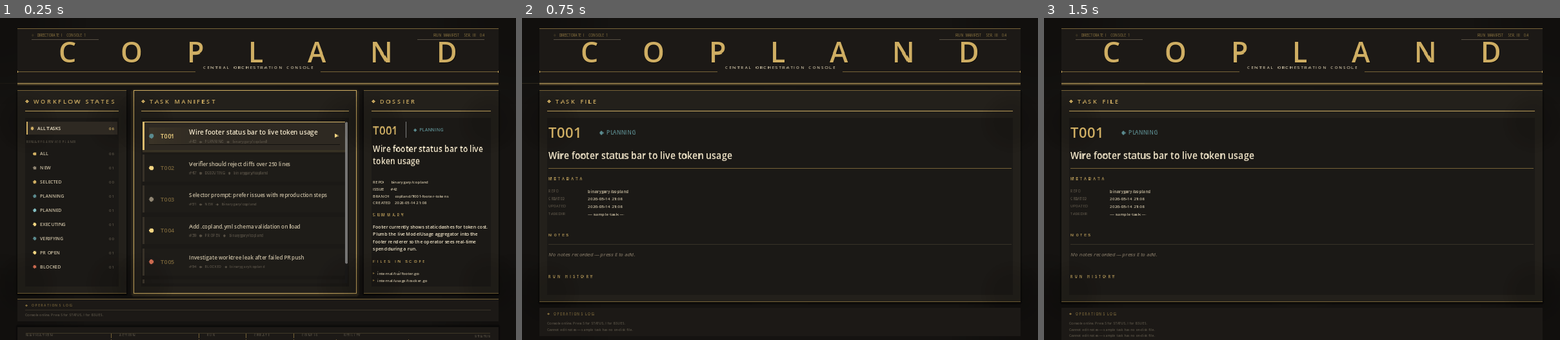
Above: before the commit, frames 1-3 (left to right).
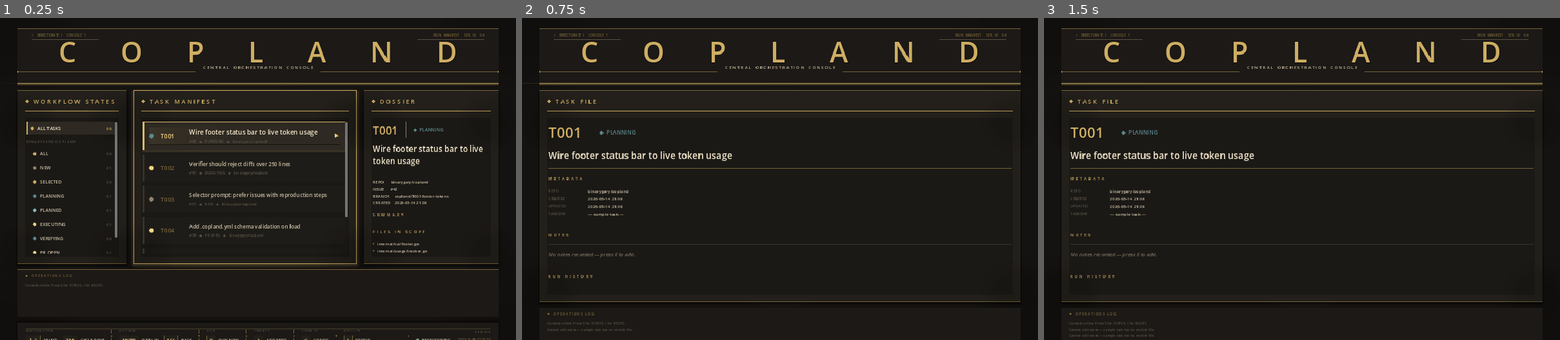
Above: after the commit, the same moments.

Repository: binarygary/copland
Game: Godot game, scene res://scenes/Main.tscn
Two runs of this game, one before a commit and one after it. Both use one fixed random seed, a clock stepped at 60 frames per second and the inputs below.
Inputs:
- Up to frame 1 (0.25 s): no input
- Up to frame 2 (0.75 s): tap Enter at 0.5 s; hold D from 0.53 s (still down); tap E at 0.6 s
- Up to frame 3 (1.5 s): tap E at 1.25 s; release D at 1.28 s; hold Down from 1.28 s (still down); tap Enter at 1.35 s

The runs differ from the first frame. In frame 1, 3.2% of the frame differs, in the area x 3-97%, y 32-100%; in frame 2, less than 0.1%; in frame 3, nothing differs.

Commit message:
agent: implement #22 GUI: layout shifts/overflows from unbounded ops-log and Dossier panes

Diff:
--- a/console-godot/scripts/Main.gd
+++ b/console-godot/scripts/Main.gd
@@ -1120,14 +1120,20 @@
     summary_title.add_theme_font_size_override("font_size", 12)
     box.add_child(summary_title)
 
+    var summary_scroll := ScrollContainer.new()
+    summary_scroll.size_flags_horizontal = Control.SIZE_EXPAND_FILL
+    summary_scroll.size_flags_vertical = Control.SIZE_EXPAND_FILL
+    summary_scroll.horizontal_scroll_mode = ScrollContainer.SCROLL_MODE_DISABLED
+    box.add_child(summary_scroll)
+
     detail_summary = RichTextLabel.new()
-    detail_summary.fit_content = true
+    detail_summary.fit_content = false
     detail_summary.bbcode_enabled = true
     detail_summary.add_theme_color_override("default_color", PALETTE.cream)
     detail_summary.add_theme_font_size_override("normal_font_size", TYPE.detail_body)
     detail_summary.size_flags_horizontal = Control.SIZE_EXPAND_FILL
-    detail_summary.scroll_active = false
-    box.add_child(detail_summary)
+    detail_summary.size_flags_vertical = Control.SIZE_EXPAND_FILL
+    summary_scroll.add_child(detail_summary)
 
     # Files-in-scope section
     var files_title := Label.new()
@@ -1145,7 +1151,7 @@
     detail_empty.add_theme_color_override("font_color", PALETTE.faint)
     detail_empty.add_theme_font_size_override("font_size", 12)
     detail_empty.horizontal_alignment = HORIZONTAL_ALIGNMENT_CENTER
-    detail_empty.size_flags_vertical = Control.SIZE_EXPAND_FILL
+    detail_empty.size_flags_vertical = Control.SIZE_SHRINK_CENTER
     box.add_child(detail_empty)
 
 
@@ -1548,9 +1554,16 @@
     head_rule.custom_minimum_size = Vector2(0, 1)
     inner.add_child(head_rule)
 
+    var ops_scroll := ScrollContainer.new()
+    ops_scroll.custom_minimum_size = Vector2(0, 100)
+    ops_scroll.horizontal_scroll_mode = ScrollContainer.SCROLL_MODE_DISABLED
+    ops_scroll.vertical_scroll_mode = ScrollContainer.SCROLL_MODE_DISABLED
+    inner.add_child(ops_scroll)
+
     ops_log_lines_box = VBoxContainer.new()
+    ops_log_lines_box.size_flags_horizontal = Control.SIZE_EXPAND_FILL
     ops_log_lines_box.add_theme_constant_override("separation", 2)
-    inner.add_child(ops_log_lines_box)
+    ops_scroll.add_child(ops_log_lines_box)
 
     return p
 
